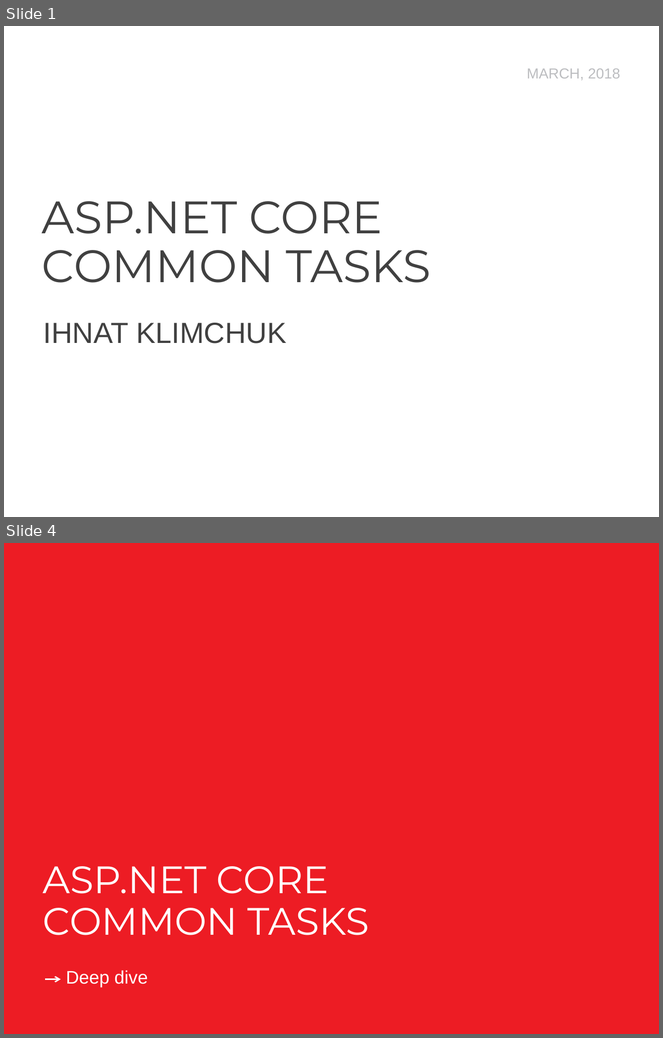
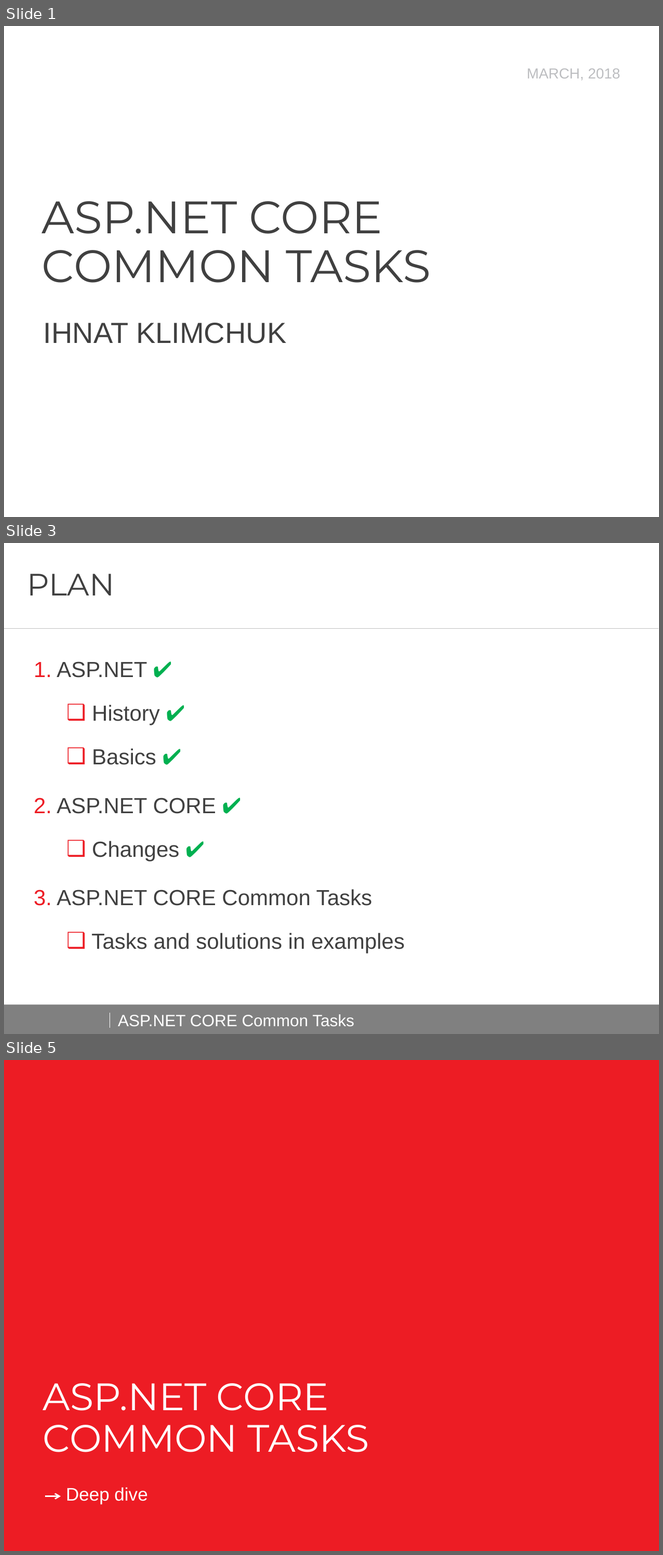
Before and after one commit to AndreiShenets/ASP.NET-Lectures, a slide deck: docs/ASP.NET CORE - Common Tasks - iTechArt 2018.pptx. Shown one above the other, each under a label of ours: slides 1 and 4 before the commit, slides 1, 3 and 5 after it; the slides between them are not shown. The pictures are 663x1038 and 663x1555 pixels, drawn with LibreOffice and Linux fonts; fonts in the diff are those of the drawing; background and template pictures are left out. Boxes give left, top, right and bottom in pixels: in the first picture for what was removed or moved away, otherwise in the second. Text is boxed around its words. In the diff, an @@ line names an element or a change of style, - is before the commit and + after.

Commit message:
Updating lections with convention, goals and plan

```diff
--- a/docs/ASP.NET CORE - Common Tasks - iTechArt 2018.pptx
+++ b/docs/ASP.NET CORE - Common Tasks - iTechArt 2018.pptx
@@ slide 3 added at <box>4,543,659,1034</box>, background #FFFFFF @@
@@ title added at <box>27,574,115,596</box>, 34 pt, text #404040 @@
+PLAN
@@ page number added at <box>637,574,659,594</box>, 12 pt, text #FFFFFF @@
+3
@@ line added from (4, 629) to (659, 629), #BFBFBF 0.5 pt @@
@@ text added at <box>57,662,405,954</box>, 24 pt, text #404040 @@
+1. ASP.NET ✔
+  ❑ History ✔
+  ❑ Basics ✔
+2. ASP.NET CORE ✔
+  ❑ Changes ✔
+3. ASP.NET CORE Common Tasks
+  ❑ Tasks and solutions in examples
@@ rectangle added at <box>4,1005,659,1034</box>, fill #808080 @@
@@ line added from (110, 1013) to (110, 1029), #FFFFFF 0.5 pt @@
@@ text added at <box>118,1015,354,1027</box>, 18 pt, text #FFFFFF @@
+ASP.NET CORE Common Tasks
@@ what was slide 4 is now slide 5 @@
```
Also in this commit, not shown: 2 slides changed, 7 other slides added, 1 slide removed, 2 other files.
